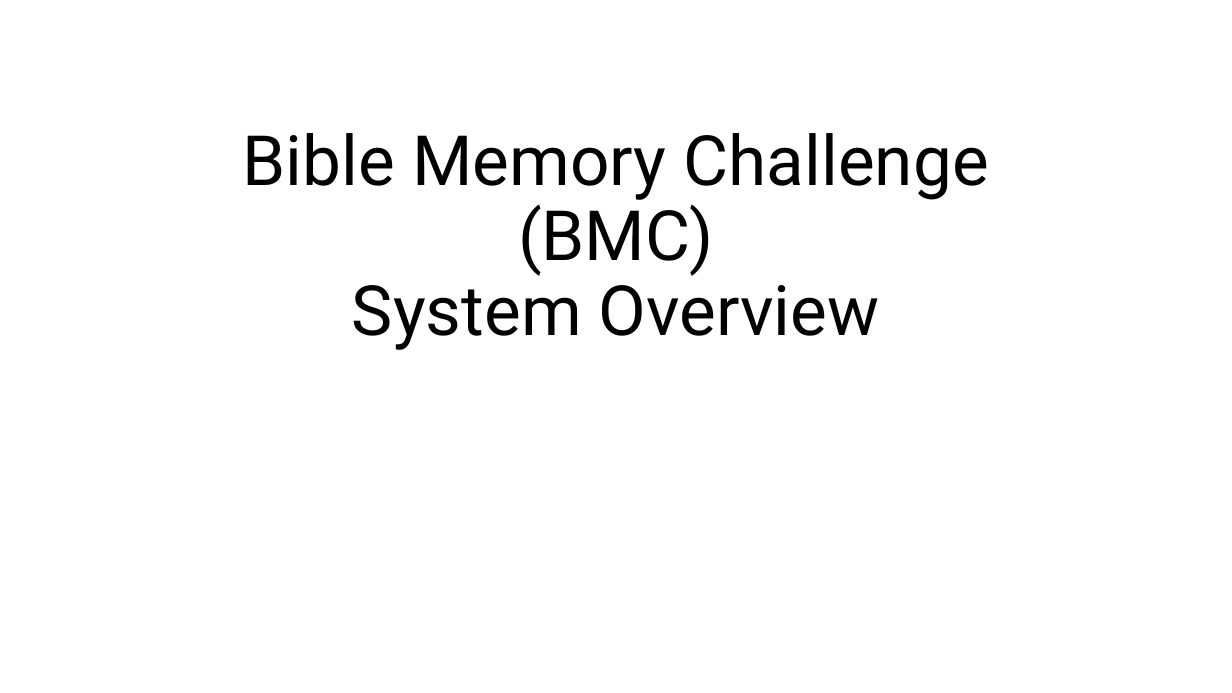
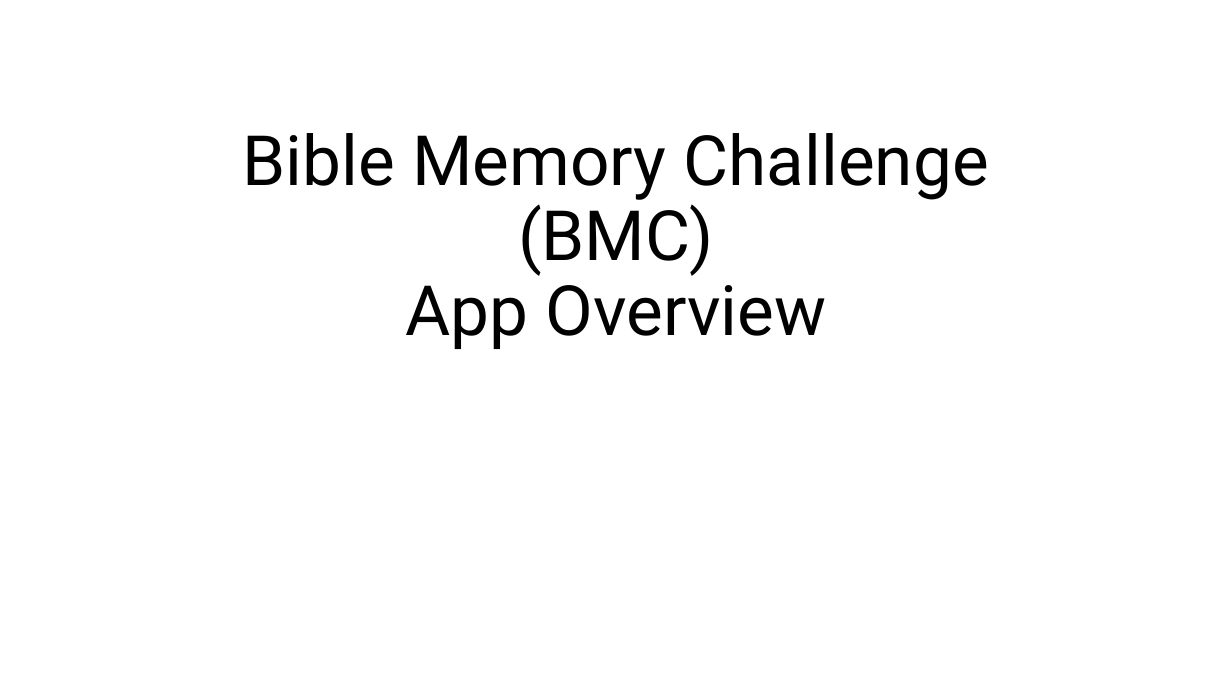
Before and after one commit to dabrygo/bmc, a slide deck: slide 1 of doc/bmc-system-charts.pptx. Drawn at 1232x693 pixels with LibreOffice and Linux fonts; fonts in the diff are those of the drawing. Boxes give left, top, right and bottom in pixels: in the first picture for what was removed or moved away, otherwise in the second. Text is boxed around its words. In the diff, an @@ line names an element or a change of style, - is before the commit and + after.

```diff
--- a/doc/bmc-system-charts.pptx
+++ b/doc/bmc-system-charts.pptx
@@ title at <box>243,133,989,349</box>: text changed @@
-Bible Memory Challenge (BMC)
-System Overview
+Bible Memory Challenge (BMC)
+App Overview
```
Also in this commit, not shown: 1 other slide changed, 3 slides added, 4 other files.
